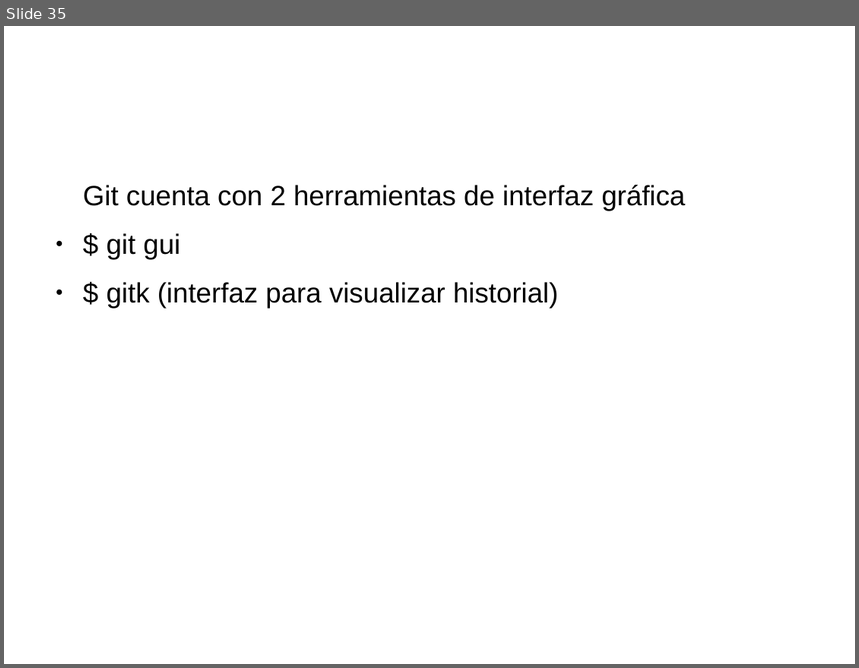
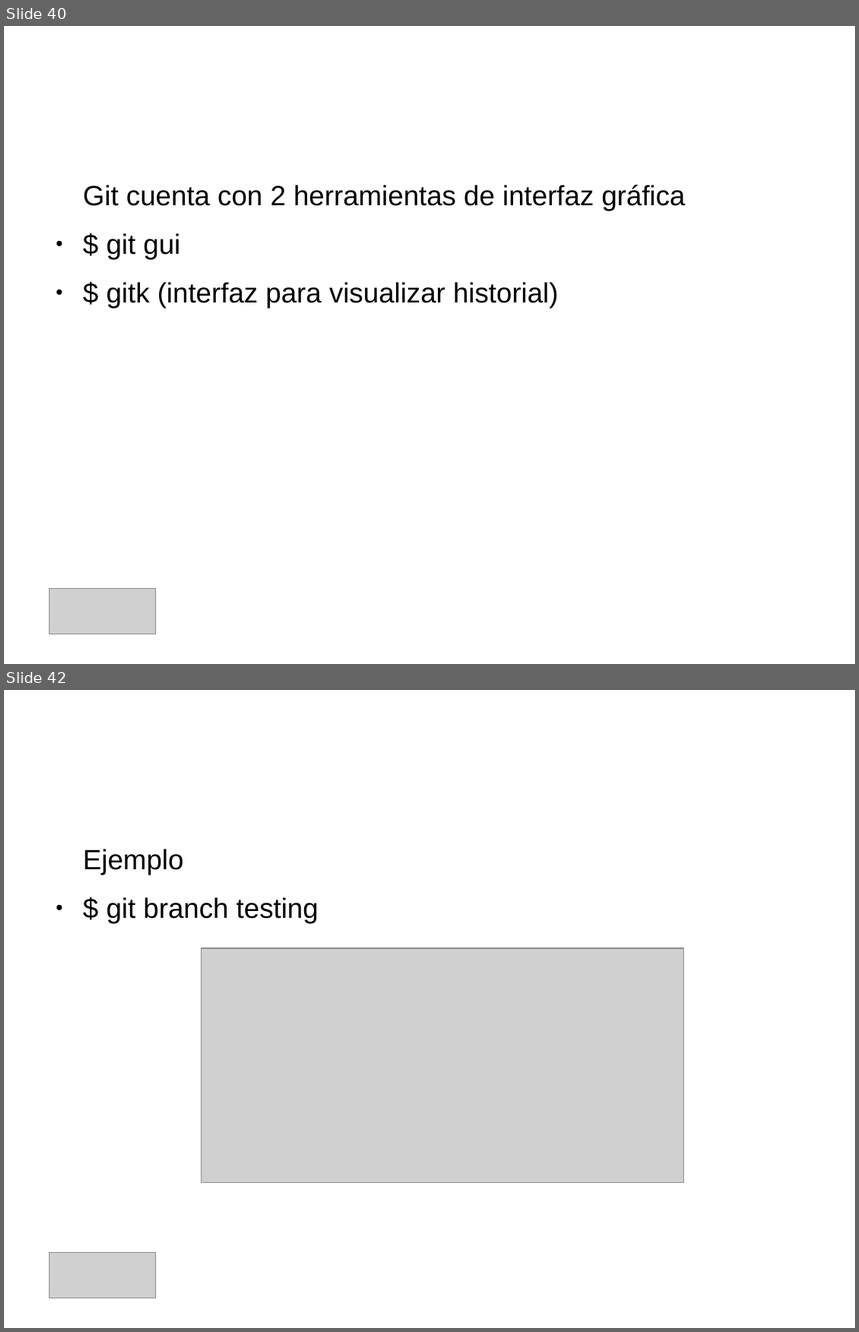
Before and after one commit to IllanPedro/Hardware, a slide deck: CursoGIT,GITHUB,SOURCETREE/Precentacion_Git.odp. Shown one above the other, each under a label of ours: slide 35 before the commit, slides 40 and 42 after it; the slides between them are not shown. The pictures are 859x668 and 859x1332 pixels, drawn with LibreOffice and Linux fonts; fonts in the diff are those of the drawing; grey boxes stand for pictures; background and template pictures are left out. Boxes give left, top, right and bottom in pixels: in the first picture for what was removed or moved away, otherwise in the second. Text is boxed around its words. In the diff, an @@ line names an element or a change of style, - is before the commit and + after.

Commit message:
commit para cambiar de branch

```diff
--- a/CursoGIT,GITHUB,SOURCETREE/Precentacion_Git.odp
+++ b/CursoGIT,GITHUB,SOURCETREE/Precentacion_Git.odp
@@ slide 42 added at box(4, 690, 855, 1328), background picture (left out) @@
@@ text added at box(83, 849, 319, 923), 26 pt, text #000000 @@
+Ejemplo
+● $ git branch testing
@@ picture added at box(202, 948, 684, 1183) @@
@@ picture added at box(50, 1253, 156, 1300) @@
@@ what was slide 35 is now slide 40 @@
@@ slide 40 changed as well @@
@@ picture added at box(50, 588, 156, 635) @@
```
Also in this commit, not shown: 6 other slides changed, 10 other slides added, 1 slide removed, 1 other file.
